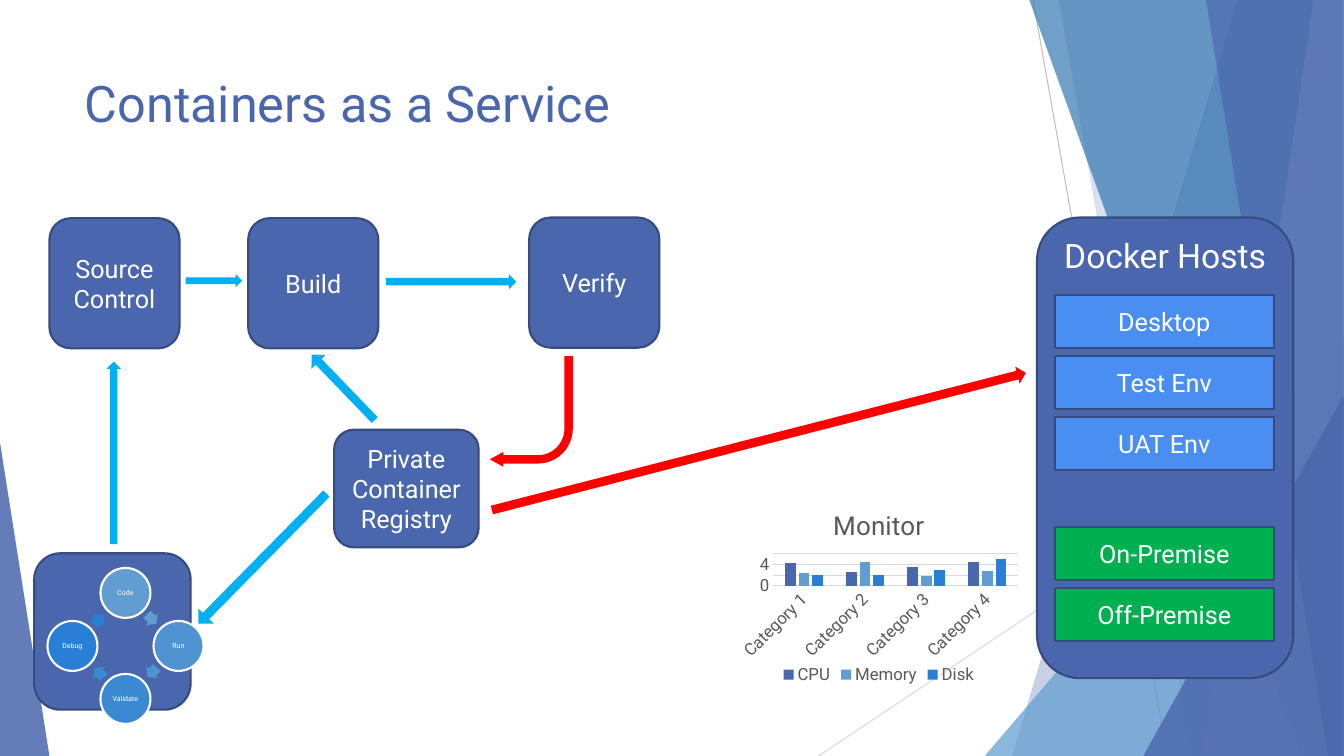
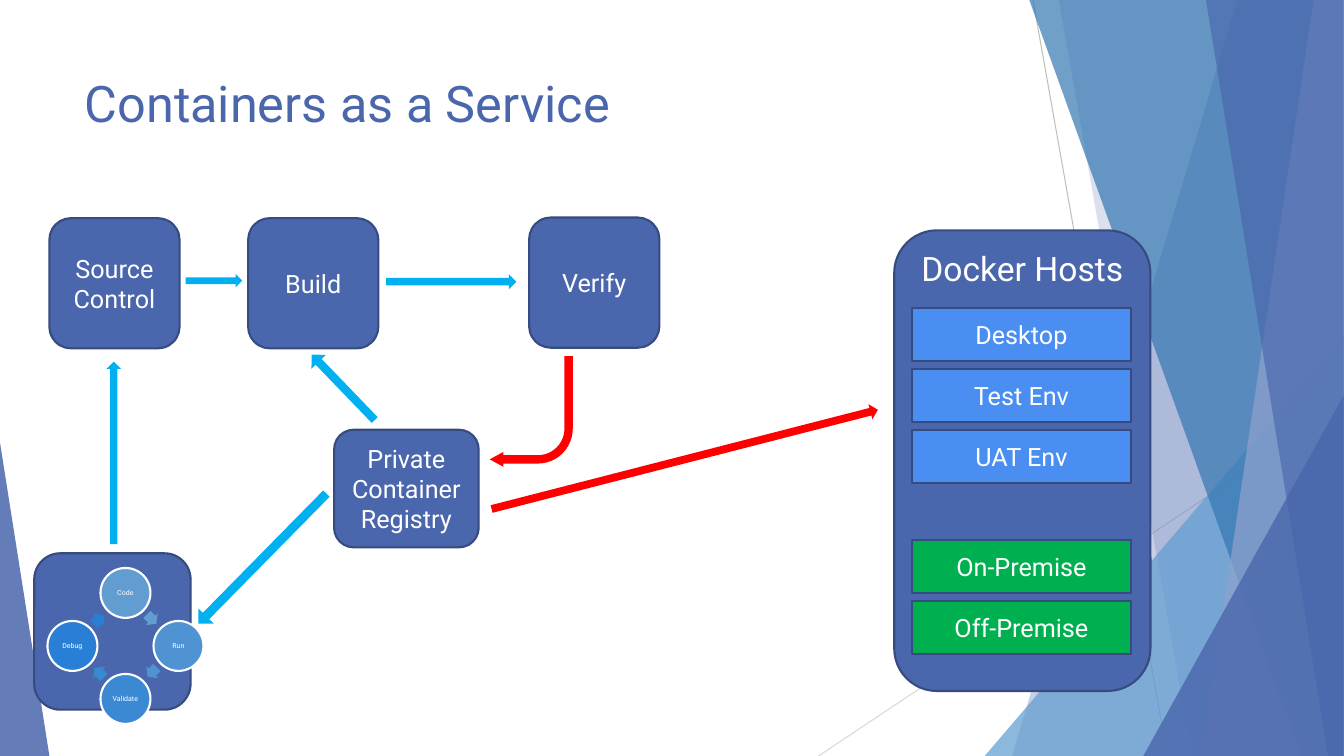
Before and after one commit to EnterpriseProductsLP/docker-straw-man, a slide deck: slide 19 of presentation.pptx (slide 17 before the commit). Drawn at 1344x756 pixels with LibreOffice and Linux fonts; fonts in the diff are those of the drawing. Boxes give left, top, right and bottom in pixels: in the first picture for what was removed or moved away, otherwise in the second. Text is boxed around its words. In the diff, an @@ line names an element or a change of style, - is before the commit and + after.

```diff
--- a/presentation.pptx
+++ b/presentation.pptx
@@ 4 rectangles, 1 rounded rectangle: place and size @@
-4 rectangles, 1 rounded rectangle at bbox=[1037, 218, 1294, 679]
+4 rectangles, 1 rounded rectangle at bbox=[894, 231, 1150, 692]
@@ right arrow: place and size @@
-right arrow at bbox=[489, 364, 1028, 518]
+right arrow at bbox=[490, 402, 881, 516]
@@ column chart removed at bbox=[734, 495, 1024, 690] @@
-title "Monitor "
-categories: Category 1, Category 2, Category 3, Category 4
-CPU: 4.3, 2.5, 3.5, 4.5
-Memory: 2.4, 4.4, 1.8, 2.8
-Disk: 2, 2, 3, 5
@@ rectangle "On-Premise": place and size @@
-rectangle "On-Premise" at bbox=[1055, 527, 1274, 581]
+rectangle "On-Premise" at bbox=[912, 539, 1132, 593]
```
Also in this commit, not shown: 11 other slides changed, 2 slides added, 1 slide removed.
